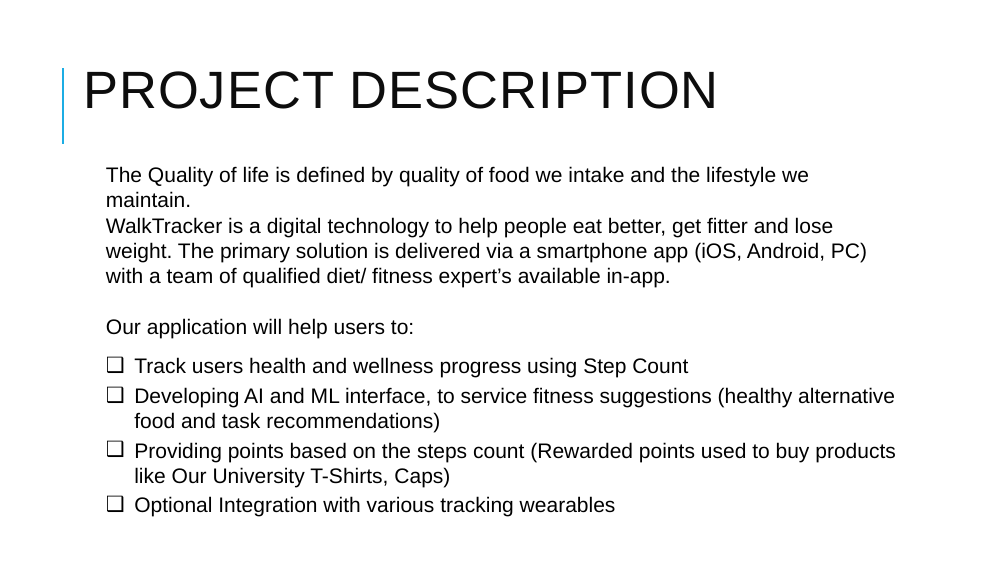
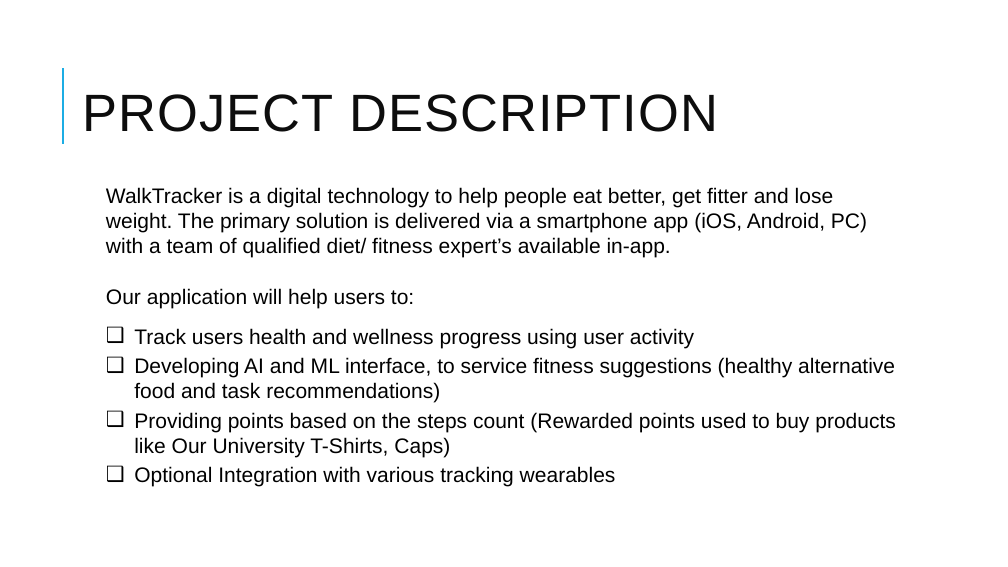
Before and after one commit to RaviTeja444/health-wellness, a slide deck: slide 4 of docs/presentation/Walk_Tracker.pptx. Drawn at 1008x567 pixels with LibreOffice and Linux fonts; fonts in the diff are those of the drawing. Boxes give left, top, right and bottom in pixels: in the first picture for what was removed or moved away, otherwise in the second. Text is boxed around its words. In the diff, an @@ line names an element or a change of style, - is before the commit and + after.

```diff
--- a/docs/presentation/Walk_Tracker.pptx
+++ b/docs/presentation/Walk_Tracker.pptx
@@ title "PROJECT DESCRIPTION": place and size @@
-title "PROJECT DESCRIPTION" at (83,71,719,109)
+title "PROJECT DESCRIPTION" at (83,94,718,132)
@@ text "WalkTracker is a digital technology ...": place and size @@
-text "WalkTracker is a digital technology ..." at (106,166,896,512)
+text "WalkTracker is a digital technology ..." at (106,187,896,487)
@@ text at (106,166,809,208): paragraph removed @@
-The Quality of life is defined by quality of food we intake and the lifestyle we maintain.
@@ text at (134,328,694,348): text changed @@
-❑ Track users health and wellness progress using Step Count
+❑ Track users health and wellness progress using user activity
```
Also in this commit, not shown: 12 other slides changed, 1 slide added.
